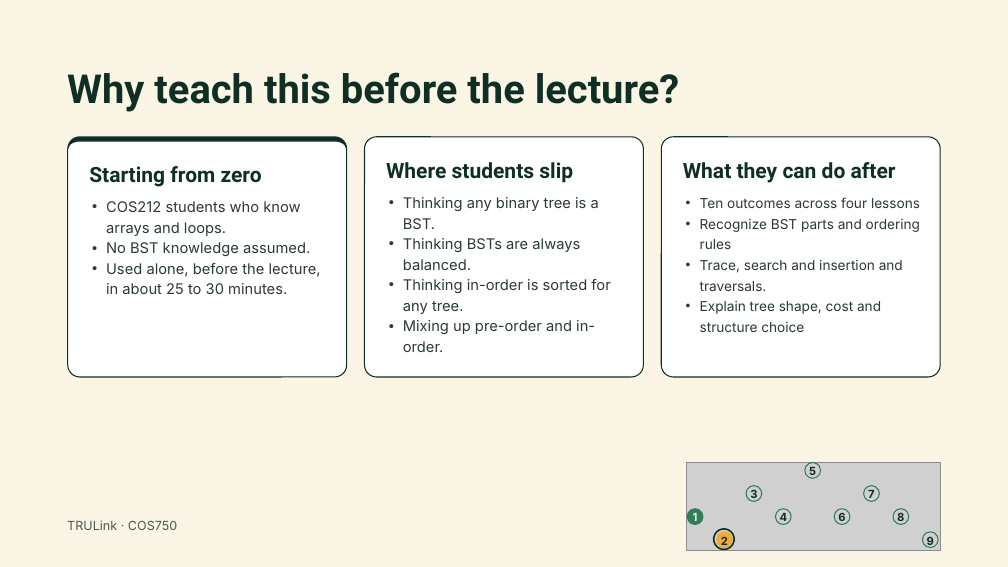
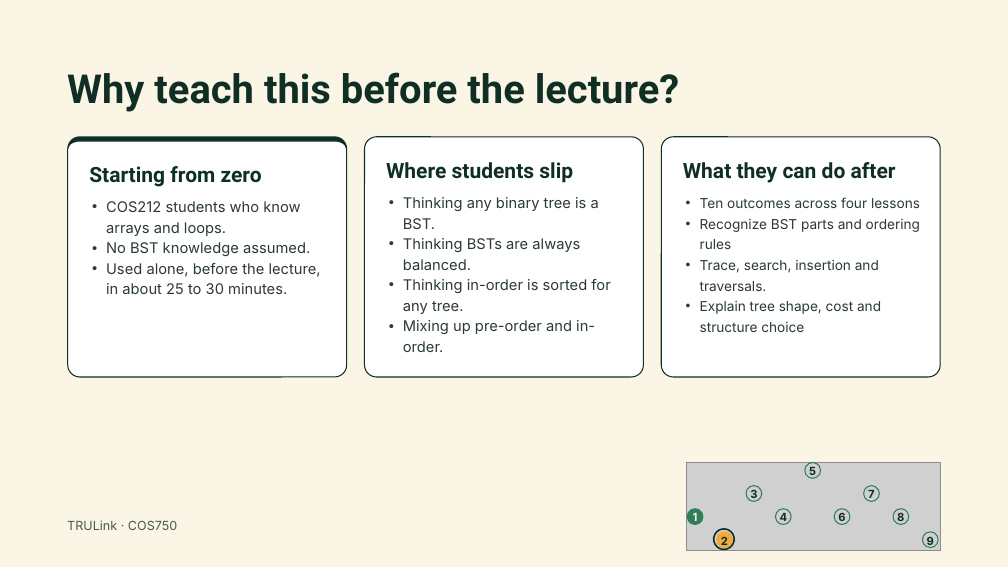
Before and after one commit to kvnxmars/cos212-bst-tutor, a slide deck: slide 2 of docs/presentation/Binary Search Trees – COS212 App Presentation.pptx. Drawn at 1008x567 pixels with LibreOffice and Linux fonts; fonts in the diff are those of the drawing; grey boxes stand for pictures. Boxes give left, top, right and bottom in pixels: in the first picture for what was removed or moved away, otherwise in the second. Text is boxed around its words. In the diff, an @@ line names an element or a change of style, - is before the commit and + after.

```diff
--- a/docs/presentation/Binary Search Trees – COS212 App Presentation.pptx
+++ b/docs/presentation/Binary Search Trees – COS212 App Presentation.pptx
@@ text at [700,260,879,291]: text changed @@
-• Trace, search and insertion and traversals.
+• Trace, search, insertion and traversals.
```
Also in this commit, not shown: 5 other slides changed.
